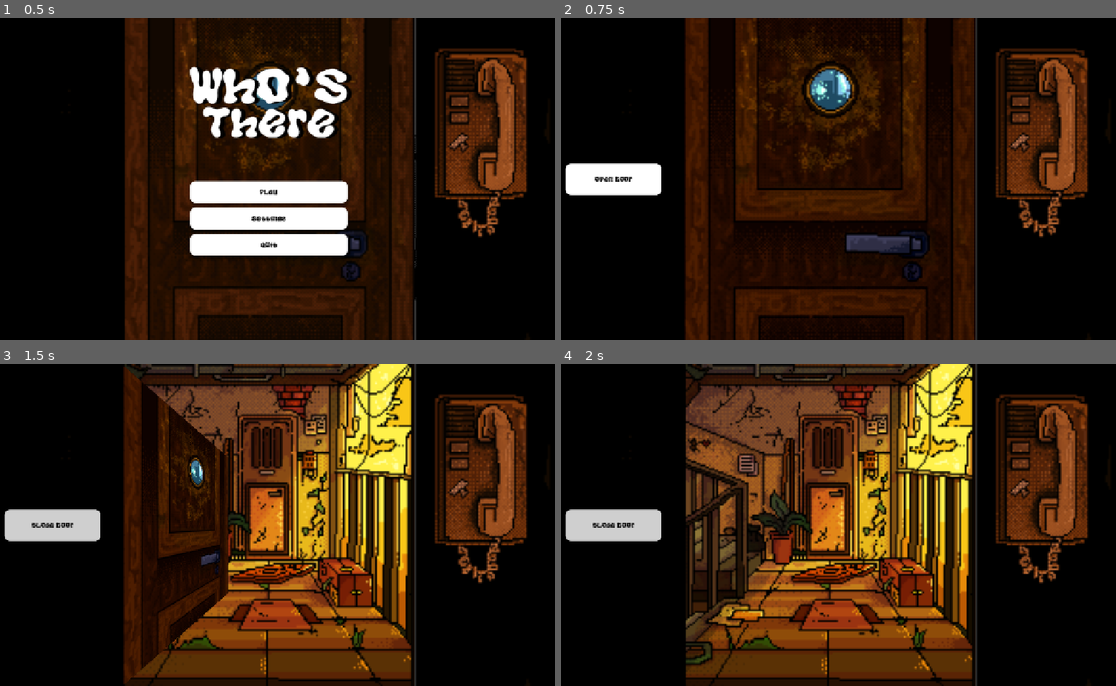
Above: before the commit, frames 1-4 (two rows, left to right).
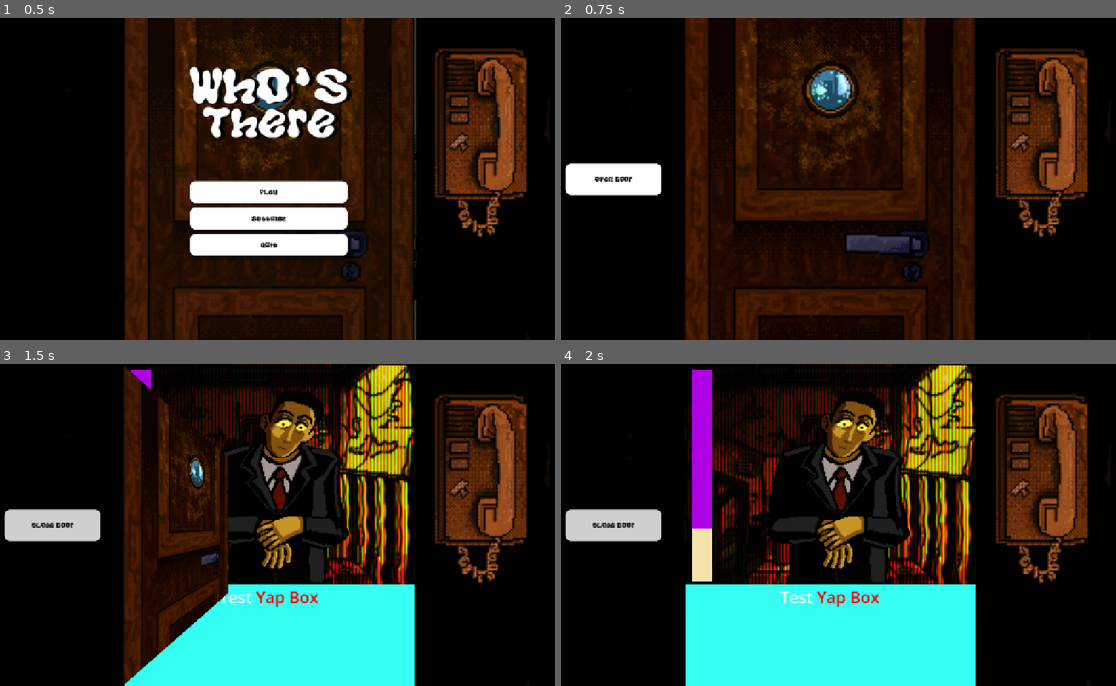
Above: after the commit, the same moments.

Repository: MatheusLasserre/whos-there
Game: Godot game, scene res://main.tscn
The game is run twice, just before and just after one commit, with the same random seed, the same clock (stepped at 60 frames per second) and the same inputs.
Inputs:
- Up to frame 1 (0.5 s): no input
- Up to frame 2 (0.75 s): click "Play" at 0.5 s
- Up to frame 3 (1.5 s): click "Open Door" at 1.25 s
- Up to frame 4 (2 s): no input

Frame 1 is identical in both runs. In frame 2, 0.1% of the frame differs, in the area x 74-75%, y 0-100%; in frame 3, 36%; in frame 4, 48%, in the area x 22-75%, y 0-100%.

Commit message:
restructured game.tscn

Diff:
--- a/assets/shaders/dialogue_shader.tres
+++ b/assets/shaders/dialogue_shader.tres
@@ -35,7 +35,6 @@
 
 }
 "
-graph_offset = Vector2(-38.9773, 16.5317)
 mode = 1
 flags/light_only = false
 nodes/fragment/0/position = Vector2(740, 260)
--- a/classes/UI/dialogue_player/dialogue_player.tscn
+++ b/classes/UI/dialogue_player/dialogue_player.tscn
@@ -13,14 +13,15 @@
 script = ExtResource("1_dv1er")
 
 [node name="Background" type="ColorRect" parent="."]
-anchors_preset = 12
-anchor_top = 1.0
-anchor_right = 1.0
+anchors_preset = -1
+anchor_left = 0.248437
+anchor_top = 0.686111
+anchor_right = 0.753906
 anchor_bottom = 1.0
-offset_top = -226.0
 grow_horizontal = 2
 grow_vertical = 0
 color = Color(0.209938, 1, 0.95323, 1)
+metadata/_edit_use_anchors_ = true
 
 [node name="TextLabel" type="RichTextLabel" parent="."]
 material = SubResource("ShaderMaterial_dai85")
--- a/scenes/game/game.tscn
+++ b/scenes/game/game.tscn
@@ -1,9 +1,12 @@
-[gd_scene load_steps=13 format=3 uid="uid://bxp7xau32jb84"]
+[gd_scene load_steps=21 format=3 uid="uid://bxp7xau32jb84"]
 
 [ext_resource type="Script" uid="uid://dr4q8gjkx4jig" path="res://scenes/game/game.gd" id="1_5i0tg"]
 [ext_resource type="Texture2D" uid="uid://4c70addhue8d" path="res://ENVIRONMENT/FOREGROUND.png" id="2_kelw5"]
 [ext_resource type="Texture2D" uid="uid://w3dq4f35hkiy" path="res://ENVIRONMENT/BACKGROUBD.png" id="3_kelw5"]
 [ext_resource type="Texture2D" uid="uid://ck5txrr3tvr6u" path="res://ENVIRONMENT/DOOR.png" id="3_lfrn8"]
+[ext_resource type="Texture2D" uid="uid://bm463ejkqw4x" path="res://LARRY/LARRY1.png" id="4_87uf6"]
+[ext_resource type="PackedScene" uid="uid://cnywaxicq8l84" path="res://classes/UI/dialogue_player/dialogue_player.tscn" id="5_bdhmt"]
+[ext_resource type="Shader" uid="uid://bwvvyvjuny2bu" path="res://assets/shaders/crt_blur.gdshader" id="6_5i0tg"]
 [ext_resource type="FontFile" uid="uid://ccggu46ydt7dk" path="res://assets/fonts/AURORA-PRO.otf" id="6_bdhmt"]
 
 [sub_resource type="StyleBoxEmpty" id="StyleBoxEmpty_lfrn8"]
@@ -11,8 +14,34 @@
 [sub_resource type="StyleBoxTexture" id="StyleBoxTexture_87uf6"]
 texture = ExtResource("3_kelw5")
 
+[sub_resource type="ShaderMaterial" id="ShaderMaterial_bdhmt"]
+shader = ExtResource("6_5i0tg")
+shader_parameter/hardScan = -10.0
+shader_parameter/hardPix = -4.0
+shader_parameter/hardBloomScan = -2.0
+shader_parameter/hardBloomPix = -1.5
+shader_parameter/bloomAmount = 0.0625
+shader_parameter/warp = Vector2(0.015625, 0.0416667)
+shader_parameter/maskDark = 0.5
+shader_parameter/maskLight = 10.0
+shader_parameter/wiggleMult = 0.005
+
 [sub_resource type="StyleBoxTexture" id="StyleBoxTexture_bdhmt"]
 texture = ExtResource("2_kelw5")
+
+[sub_resource type="StyleBoxFlat" id="StyleBoxFlat_4g8nm"]
+bg_color = Color(0.682353, 0.00392157, 0.890196, 1)
+
+[sub_resource type="StyleBoxFlat" id="StyleBoxFlat_58ldr"]
+bg_color = Color(0.956357, 0.890148, 0.671849, 1)
+
+[sub_resource type="Theme" id="Theme_87uf6"]
+ProgressBar/styles/background = SubResource("StyleBoxFlat_4g8nm")
+ProgressBar/styles/fill = SubResource("StyleBoxFlat_58ldr")
+
+[sub_resource type="GDScript" id="GDScript_2a8rs"]
+script/source = "extends ProgressBar
+"
 
 [sub_resource type="StyleBoxEmpty" id="StyleBoxEmpty_87uf6"]
 
@@ -49,11 +78,11 @@
 [node name="Game" type="Node2D" node_paths=PackedStringArray("open_door_button", "door_pivot")]
 script = ExtResource("1_5i0tg")
 open_door_button = NodePath("UI/Controls/VBoxContainer/Open Door")
-door_pivot = NodePath("UI/Door/SubViewportContainer/SubViewport/Door/Pivot")
-
-[node name="UI" type="CanvasLayer" parent="."]
-
-[node name="Background" type="Panel" parent="UI"]
+door_pivot = NodePath("Door/Door/SubViewportContainer/SubViewport/Door/Pivot")
+
+[node name="Background" type="CanvasLayer" parent="."]
+
+[node name="Background" type="Panel" parent="Background"]
 anchors_preset = 15
 anchor_right = 1.0
 anchor_bottom = 1.0
@@ -61,7 +90,7 @@
 grow_vertical = 2
 theme_override_styles/panel = SubResource("StyleBoxEmpty_lfrn8")
 
-[node name="AspectRatioContainer" type="AspectRatioContainer" parent="UI/Background"]
+[node name="AspectRatioContainer" type="AspectRatioContainer" parent="Background/Background"]
 layout_mode = 1
 anchors_preset = 15
 anchor_right = 1.0
@@ -70,11 +99,35 @@
 grow_vertical = 2
 ratio = 0.905
 
-[node name="Door" type="Panel" parent="UI/Background/AspectRatioContainer"]
+[node name="Door" type="Panel" parent="Background/Background/AspectRatioContainer"]
 layout_mode = 2
 theme_override_styles/panel = SubResource("StyleBoxTexture_87uf6")
 
-[node name="Foreground" type="Panel" parent="UI"]
+[node name="CRTWarp Layer" type="CanvasLayer" parent="."]
+
+[node name="CRTWarp" type="ColorRect" parent="CRTWarp Layer"]
+material = SubResource("ShaderMaterial_bdhmt")
+anchors_preset = 15
+anchor_right = 1.0
+anchor_bottom = 1.0
+grow_horizontal = 2
+grow_vertical = 2
+
+[node name="Larry" type="CanvasLayer" parent="."]
+
+[node name="TextureRect" type="TextureRect" parent="Larry"]
+anchors_preset = -1
+anchor_left = 0.367188
+anchor_top = 0.0777778
+anchor_right = 0.670313
+anchor_bottom = 0.684722
+offset_bottom = -3.05176e-05
+texture = ExtResource("4_87uf6")
+metadata/_edit_use_anchors_ = true
+
+[node name="Foreground" type="CanvasLayer" parent="."]
+
+[node name="Foreground" type="Panel" parent="Foreground"]
 anchors_preset = 15
 anchor_right = 1.0
 anchor_bottom = 1.0
@@ -82,7 +135,31 @@
 grow_vertical = 2
 theme_override_styles/panel = SubResource("StyleBoxTexture_bdhmt")
 
-[node name="Door" type="AspectRatioContainer" parent="UI"]
+[node name="Sanity" type="CanvasLayer" parent="."]
+
+[node name="SanityMeter" type="ProgressBar" parent="Sanity"]
+anchors_preset = -1
+anchor_left = 0.261
+anchor_top = 0.018
+anchor_right = 0.294
+anchor_bottom = 0.674
+offset_left = -0.0800171
+offset_top = 0.039999
+offset_right = -0.320007
+offset_bottom = -0.280029
+theme = SubResource("Theme_87uf6")
+value = 25.0
+fill_mode = 3
+show_percentage = false
+script = SubResource("GDScript_2a8rs")
+
+[node name="DialoguePlayer" parent="." instance=ExtResource("5_bdhmt")]
+process_mode = 3
+scene_text_file = "res://scenes/yapper/yapper.json"
+
+[node name="Door" type="CanvasLayer" parent="."]
+
+[node name="Door" type="AspectRatioContainer" parent="Door"]
 anchors_preset = 15
 anchor_right = 1.0
 anchor_bottom = 1.0
@@ -90,29 +167,31 @@
 grow_vertical = 2
 ratio = 0.905
 
-[node name="SubViewportContainer" type="SubViewportContainer" parent="UI/Door"]
+[node name="SubViewportContainer" type="SubViewportContainer" parent="Door/Door"]
 layout_mode = 2
 stretch = true
 
-[node name="SubViewport" type="SubViewport" parent="UI/Door/SubViewportContainer"]
+[node name="SubViewport" type="SubViewport" parent="Door/Door/SubViewportContainer"]
 transparent_bg = true
 handle_input_locally = false
 size = Vector2i(651, 720)
 render_target_update_mode = 4
 
-[node name="Camera3D" type="Camera3D" parent="UI/Door/SubViewportContainer/SubViewport"]
+[node name="Camera3D" type="Camera3D" parent="Door/Door/SubViewportContainer/SubViewport"]
 transform = Transform3D(1, 0, 0, 0, -4.37114e-08, 1, 0, -1, -4.37114e-08, 0, 1, 0)
 current = true
 size = 1.33619
 
-[node name="Door" type="Node3D" parent="UI/Door/SubViewportContainer/SubViewport"]
-
-[node name="Pivot" type="Node3D" parent="UI/Door/SubViewportContainer/SubViewport/Door"]
+[node name="Door" type="Node3D" parent="Door/Door/SubViewportContainer/SubViewport"]
+
+[node name="Pivot" type="Node3D" parent="Door/Door/SubViewportContainer/SubViewport/Door"]
 transform = Transform3D(1, 0, 0, 0, 1, 0, 0, 0, 1, -0.7, 0, 0)
 
-[node name="Sprite3D" type="Sprite3D" parent="UI/Door/SubViewportContainer/SubViewport/Door/Pivot"]
+[node name="Sprite3D" type="Sprite3D" parent="Door/Door/SubViewportContainer/SubViewport/Door/Pivot"]
 transform = Transform3D(0.855, 0, 0, 0, -3.73732e-08, 0.855, 0, -0.855, -3.73732e-08, 0.7, 0, 0)
 texture = ExtResource("3_lfrn8")
+
+[node name="UI" type="CanvasLayer" parent="."]
 
 [node name="Controls" type="Control" parent="UI"]
 layout_mode = 3
Not shown: 1 places in scenes/yapper/yapper.tscn that only renumber resources
